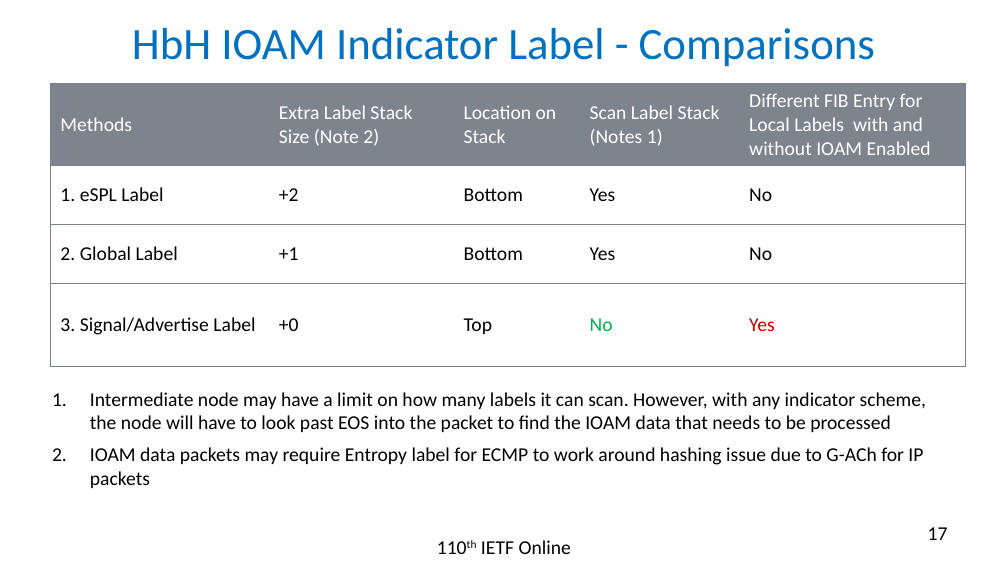
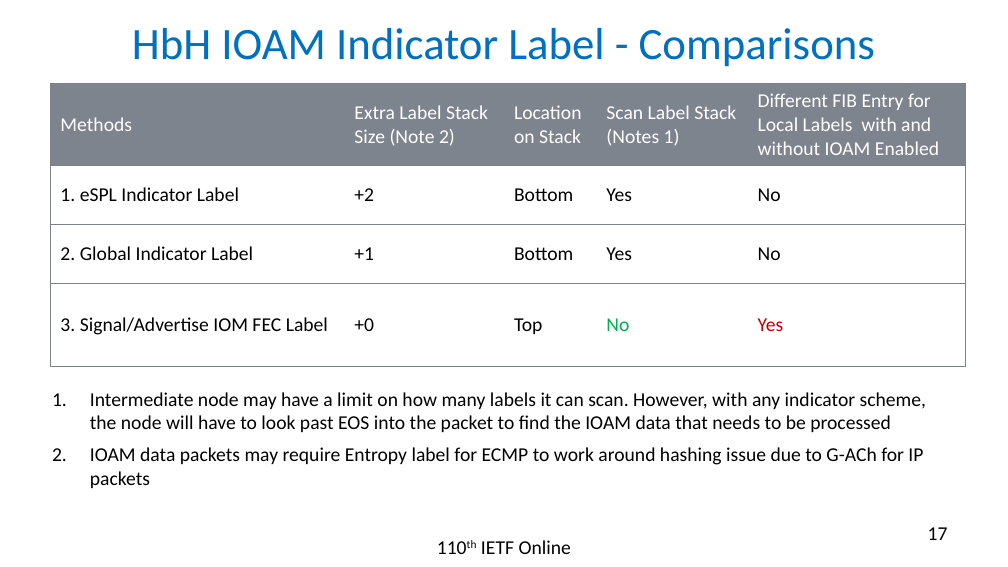
Before and after one commit to rakgandhi/ietf-slides, a slide deck: slide 17 of draft-gandhi-mpls-ioam-sr-06.pptx. Drawn at 1008x567 pixels with LibreOffice and Linux fonts; fonts in the diff are those of the drawing. Boxes give left, top, right and bottom in pixels: in the first picture for what was removed or moved away, otherwise in the second. Text is boxed around its words. In the diff, an @@ line names an element or a change of style, - is before the commit and + after.

```diff
--- a/draft-gandhi-mpls-ioam-sr-06.pptx
+++ b/draft-gandhi-mpls-ioam-sr-06.pptx
@@ table at [50,84,967,365] @@
-row 2, column 1: 1. eSPL Label
+row 2, column 1: 1. eSPL Indicator Label
-row 3, column 1: 2. Global Label
+row 3, column 1: 2. Global Indicator Label
-row 4, column 1: 3. Signal/Advertise Label
+row 4, column 1: 3. Signal/Advertise IOM FEC Label
```
Also in this commit, not shown: 3 other slides changed, 1 other file.
